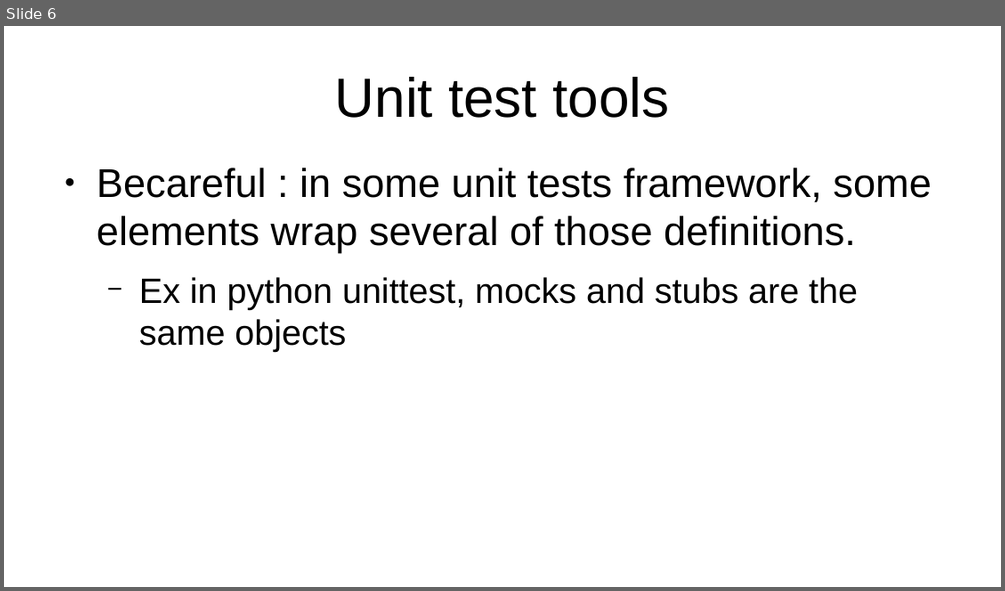
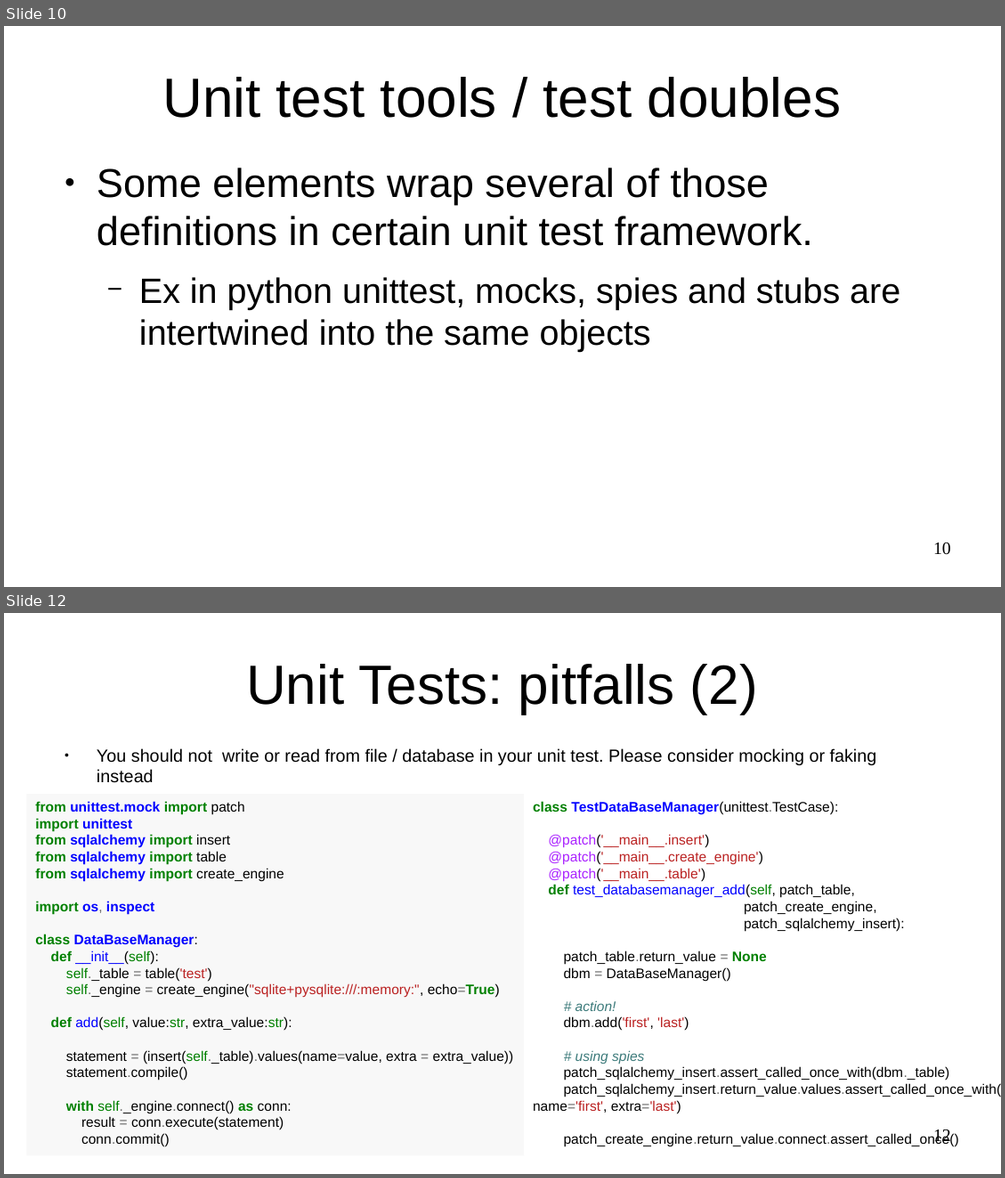
Before and after one commit to ybouilla/test_tutorial, a slide deck: presentation.odp. Shown one above the other, each under a label of ours: slide 6 before the commit, slides 10 and 12 after it; the slides between them are not shown. The pictures are 1005x591 and 1005x1178 pixels, drawn with LibreOffice and Linux fonts; fonts in the diff are those of the drawing. Boxes give left, top, right and bottom in pixels: in the first picture for what was removed or moved away, otherwise in the second. Text is boxed around its words. In the diff, an @@ line names an element or a change of style, - is before the commit and + after.

```diff
--- a/presentation.odp
+++ b/presentation.odp
@@ slide 12 added at [4,613,1001,1174], background #FFFFFF @@
@@ title added at [246,664,758,714], 44 pt, text #000000 @@
+Unit Tests: pitfalls (2)
@@ text added at [97,748,877,783], 14 pt, text #000000 @@
+● You should not write or read from file / database in your unit test. Please consider mocking or faking instead
@@ rectangle added at [26,794,524,1156], fill #F8F8F8, 11 pt, text #000000 @@
+from unittest.mock import patch
+import unittest
+from sqlalchemy import insert
+from sqlalchemy import table
+from sqlalchemy import create_engine
+import os, inspect
+class DataBaseManager:
+def __init__(self):
+self._table = table('test')
+self._engine = create_engine("sqlite+pysqlite:///:memory:", echo=True)
+def add(self, value:str, extra_value:str):
+statement = (insert(self._table).values(name=value, extra = extra_value))
+statement.compile()
+with self._engine.connect() as conn:
+result = conn.execute(statement)
+conn.commit()
@@ text added at [533,801,1001,1146], 11 pt, text #000000 @@
+class TestDataBaseManager(unittest.TestCase):
+@patch('__main__.insert')
+@patch('__main__.create_engine')
+@patch('__main__.table')
+def test_databasemanager_add(self, patch_table,
+patch_create_engine,
+patch_sqlalchemy_insert):
+patch_table.return_value = None
+dbm = DataBaseManager()
+# action!
+dbm.add('first', 'last')
+# using spies
+patch_sqlalchemy_insert.assert_called_once_with(dbm._table)
+patch_sqlalchemy_insert.return_value.values.assert_called_once_with(
+name='first', extra='last')
+patch_create_engine.return_value.connect.assert_called_once()
@@ page number added at [933,1129,951,1143], 14 pt, text #000000 @@
+12
@@ what was slide 6 is now slide 10 @@
@@ slide 10 changed as well @@
@@ title at [162,77,841,118]: text changed @@
-Unit test tools
+Unit test tools / test doubles
@@ text at [97,168,900,352]: text changed; size 32 to 28 pt @@
-● Becareful : in some unit tests framework, some elements wrap several of those definitions.
-  − Ex in python unittest, mocks and stubs are the same objects
+● Some elements wrap several of those definitions in certain unit test framework.
+  − Ex in python unittest, mocks, spies and stubs are intertwined into the same objects
@@ page number added at [933,542,951,555], 14 pt, text #000000 @@
+10
```
Also in this commit, not shown: 5 other slides changed, 14 other slides added, 2 slides removed, 3 other files.
